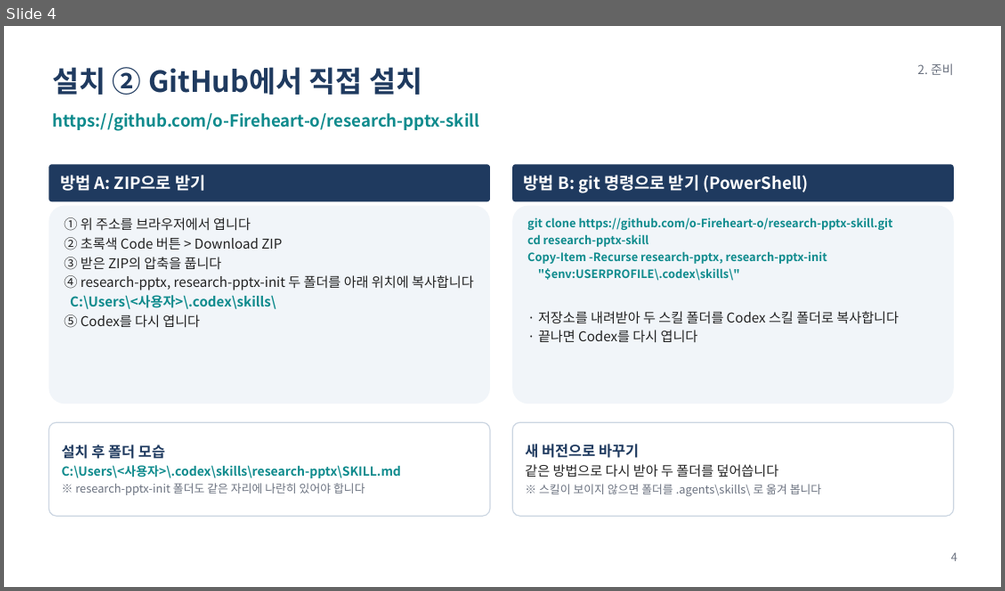
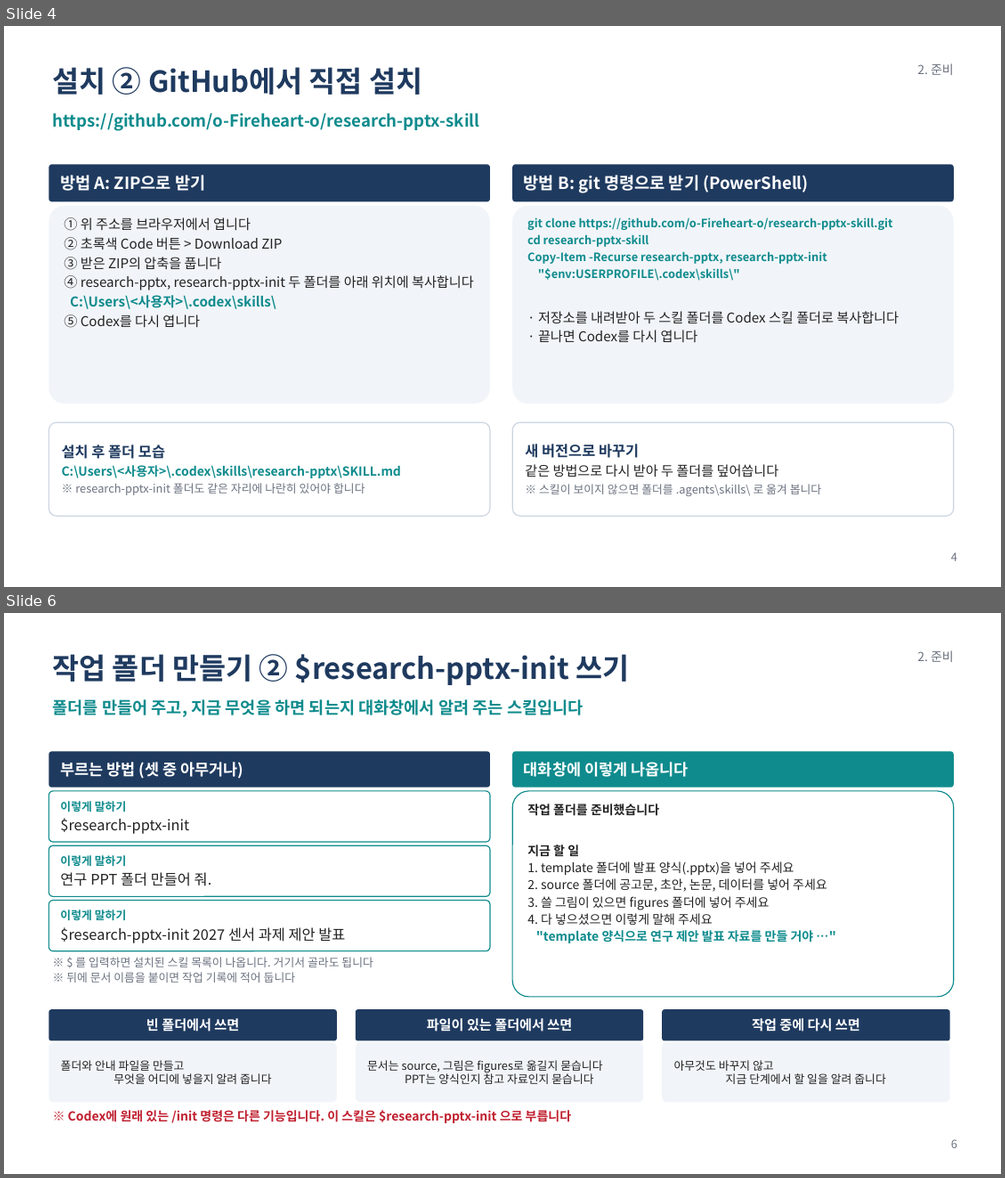
Before and after one commit to o-Fireheart-o/research-pptx-skill, a slide deck: docs/research-pptx 사용 매뉴얼.pptx. Shown one above the other, each under a label of ours: slide 4 before the commit, slides 4 and 6 after it; the slides between them are not shown. The pictures are 1005x591 and 1005x1178 pixels, drawn with LibreOffice and Linux fonts; fonts in the diff are those of the drawing. Boxes give left, top, right and bottom in pixels: in the first picture for what was removed or moved away, otherwise in the second. Text is boxed around its words. In the diff, an @@ line names an element or a change of style, - is before the commit and + after.

```diff
--- a/docs/research-pptx 사용 매뉴얼.pptx
+++ b/docs/research-pptx 사용 매뉴얼.pptx
@@ slide 6 added at bbox=[4, 613, 1001, 1174], background #FFFFFF @@
@@ text added at bbox=[53, 654, 630, 685], 28 pt, text #1F3A5F, bold @@
+작업 폴더 만들기 ② $research-pptx-init 쓰기
@@ text added at bbox=[917, 650, 954, 662], 12 pt, text #6B7280 @@
+2. 준비
@@ text added at bbox=[53, 699, 583, 717], 16 pt, text #0F8B8D, bold @@
+폴더를 만들어 주고, 지금 무엇을 하면 되는지 대화창에서 알려 주는 스킬입니다
@@ rounded rectangle added at bbox=[48, 751, 490, 787], fill #1F3A5F, 15 pt, text #FFFFFF, bold @@
+부르는 방법 (셋 중 아무거나)
@@ rounded rectangle added at bbox=[512, 751, 954, 787], fill #0F8B8D, 15 pt, text #FFFFFF, bold @@
+대화창에 이렇게 나옵니다
@@ rounded rectangle added at bbox=[48, 791, 490, 842], fill #FFFFFF, outline #0F8B8D 1 pt, 14 pt, text #222222 @@
+이렇게 말하기
+$research-pptx-init
@@ rounded rectangle added at bbox=[512, 791, 954, 997], fill #FFFFFF, outline #0F8B8D 1 pt, 12 pt, text #222222 @@
+작업 폴더를 준비했습니다
+지금 할 일
+1. template 폴더에 발표 양식(.pptx)을 넣어 주세요
+2. source 폴더에 공고문, 초안, 논문, 데이터를 넣어 주세요
+3. 쓸 그림이 있으면 figures 폴더에 넣어 주세요
+4. 다 넣으셨으면 이렇게 말해 주세요
+"template 양식으로 연구 제안 발표 자료를 만들 거야 …"
@@ rounded rectangle added at bbox=[48, 845, 490, 896], fill #FFFFFF, outline #0F8B8D 1 pt, 14 pt, text #222222 @@
+이렇게 말하기
+연구 PPT 폴더 만들어 줘.
@@ rounded rectangle added at bbox=[48, 900, 490, 951], fill #FFFFFF, outline #0F8B8D 1 pt, 14 pt, text #222222 @@
+이렇게 말하기
+$research-pptx-init 2027 센서 과제 제안 발표
@@ text added at bbox=[66, 957, 372, 982], 11 pt, text #6B7280 @@
+※ $ 를 입력하면 설치된 스킬 목록이 나옵니다. 거기서 골라도 됩니다
+※ 뒤에 문서 이름을 붙이면 작업 기록에 적어 둡니다
@@ rounded rectangle added at bbox=[48, 1009, 337, 1041], fill #1F3A5F, 13 pt, text #FFFFFF, bold @@
+빈 폴더에서 쓰면
@@ rounded rectangle added at bbox=[356, 1009, 643, 1041], fill #1F3A5F, 13 pt, text #FFFFFF, bold @@
+파일이 있는 폴더에서 쓰면
@@ rounded rectangle added at bbox=[662, 1009, 950, 1041], fill #1F3A5F, 13 pt, text #FFFFFF, bold @@
+작업 중에 다시 쓰면
@@ rounded rectangle added at bbox=[48, 1042, 337, 1102], fill #F1F5F9, 11 pt, text #222222 @@
+폴더와 안내 파일을 만들고
+무엇을 어디에 넣을지 알려 줍니다
@@ rounded rectangle added at bbox=[356, 1042, 643, 1102], fill #F1F5F9, 11 pt, text #222222 @@
+문서는 source, 그림은 figures로 옮길지 묻습니다
+PPT는 양식인지 참고 자료인지 묻습니다
@@ rounded rectangle added at bbox=[662, 1042, 950, 1102], fill #F1F5F9, 11 pt, text #222222 @@
+아무것도 바꾸지 않고
+지금 단계에서 할 일을 알려 줍니다
@@ text added at bbox=[68, 1110, 571, 1123], 12 pt, text #C01F2F, bold @@
+※ Codex에 원래 있는 /init 명령은 다른 기능입니다. 이 스킬은 $research-pptx-init 으로 부릅니다
@@ text added at bbox=[951, 1139, 957, 1148], 11 pt, text #6B7280 @@
+6
```
Also in this commit, not shown: 12 slides changed, 1 other slide added, 2 other files.
